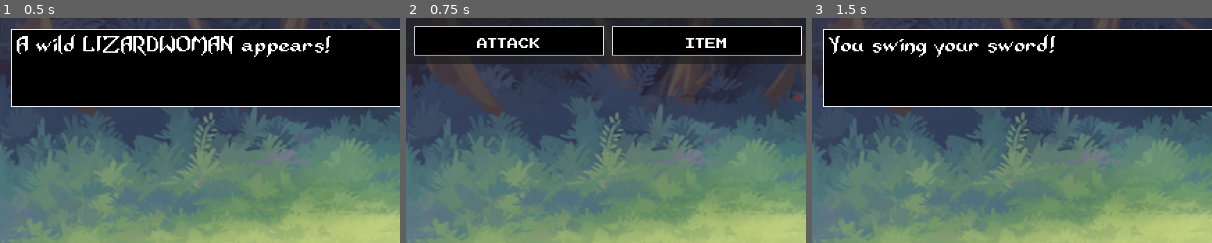
Above: before the commit, frames 1-3 (left to right).
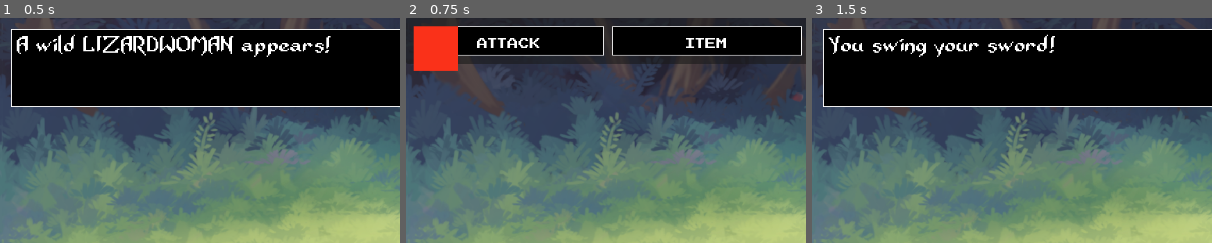
Above: after the commit, the same moments.

Repository: Rabbidking/Magical-Girl-Game-Jam-8
Game: Godot game, scene res://Scenes/battle.tscn
The game is run twice, just before and just after one commit, with the same random seed, the same clock (stepped at 60 frames per second) and the same inputs. The project has no main scene, so this scene is started directly.
Inputs (mouse positions are % of the whole screen's width and height, from its top left):
- Up to frame 1 (0.5 s): no input
- Up to frame 2 (0.75 s): tap Enter (ui_accept) at 0.5 s; move the mouse to (72, 45) at 0.52 s; click (72, 45) at 0.67 s
- Up to frame 3 (1.5 s): tap Enter (ui_accept) at 0.77 s; click "ATTACK" at 1.25 s
The pictures show only the part of the screen within x 0-50%, y 0-50%; the shares and areas given below are measured in that part.

Frame 1 is identical in both runs. In frame 2, 2.2% of the frame differs, in the area x 1-13%, y 3-24%; in frame 3, nothing differs.

Commit message:
Add files via upload
-Added Keyboard and Mouse support to battle scene

Diff:
--- a/Scenes/battle.tscn
+++ b/Scenes/battle.tscn
@@ -1,12 +1,14 @@
-[gd_scene load_steps=26 format=3 uid="uid://dts42exsgao3l"]
+[gd_scene load_steps=28 format=3 uid="uid://dts42exsgao3l"]
 
 [ext_resource type="Script" path="res://Scripts/battle.gd" id="1_7vh5k"]
 [ext_resource type="Texture2D" uid="uid://dl5tt8v0y2b7v" path="res://BG/battleback1.png" id="1_jpyng"]
 [ext_resource type="Resource" uid="uid://ccjscgc06xbup" path="res://Scripts/Lizardwoman.tres" id="2_i6uxs"]
-[ext_resource type="FontFile" uid="uid://bhnyl4v1ydf0o" path="res://NESCyrillic.ttf" id="2_ittsq"]
-[ext_resource type="FontVariation" uid="uid://cehwtw2yg7pdc" path="res://NES.tres" id="4_ig3rg"]
-[ext_resource type="FontFile" uid="uid://cw8ksqql47ayn" path="res://Adventurer.ttf" id="4_npueg"]
+[ext_resource type="FontFile" uid="uid://ydbxqvda7gfr" path="res://NESCyrillic.ttf" id="2_ittsq"]
+[ext_resource type="FontVariation" path="res://NES.tres" id="4_ig3rg"]
+[ext_resource type="FontFile" uid="uid://3bsqb7c7o45l" path="res://Adventurer.ttf" id="4_npueg"]
 [ext_resource type="Texture2D" uid="uid://cy61d0ahcwq6b" path="res://Assets/Sprites/Enemy/Lizardwoman.png" id="5_pr5gj"]
+[ext_resource type="Script" path="res://Scripts/Actions.gd" id="7_lg8tm"]
+[ext_resource type="PackedScene" uid="uid://7pbpaipl6xhg" path="res://Scenes/cursor.tscn" id="7_oqjqt"]
 [ext_resource type="PackedScene" uid="uid://cs2k4tas2m42" path="res://Scenes/inventory_gui.tscn" id="8_aygqv"]
 [ext_resource type="Script" path="res://Scripts/Render.gd" id="8_hn75r"]
 [ext_resource type="PackedScene" uid="uid://bv2l2sim1wevf" path="res://Scenes/shop_gui.tscn" id="10_nvjgh"]
@@ -325,6 +327,7 @@
 theme_override_styles/hover = SubResource("StyleBoxFlat_sojgh")
 theme_override_styles/pressed = SubResource("StyleBoxFlat_okp46")
 text = "ATTACK"
+script = ExtResource("7_lg8tm")
 
 [node name="Item" type="Button" parent="ActionsPanel/Actions"]
 layout_mode = 2
@@ -340,6 +343,7 @@
 theme_override_styles/hover = SubResource("StyleBoxFlat_sojgh")
 theme_override_styles/pressed = SubResource("StyleBoxFlat_okp46")
 text = "Item"
+script = ExtResource("7_lg8tm")
 
 [node name="Shop" type="Button" parent="ActionsPanel/Actions"]
 layout_mode = 2
@@ -355,6 +359,7 @@
 theme_override_styles/hover = SubResource("StyleBoxFlat_sojgh")
 theme_override_styles/pressed = SubResource("StyleBoxFlat_okp46")
 text = "SHOP"
+script = ExtResource("7_lg8tm")
 
 [node name="Run" type="Button" parent="ActionsPanel/Actions"]
 layout_mode = 2
@@ -370,6 +375,15 @@
 theme_override_styles/hover = SubResource("StyleBoxFlat_sojgh")
 theme_override_styles/pressed = SubResource("StyleBoxFlat_okp46")
 text = "RUN"
+script = ExtResource("7_lg8tm")
+
+[node name="Cursor" parent="ActionsPanel" instance=ExtResource("7_oqjqt")]
+layout_mode = 0
+offset_left = 11.0
+offset_top = 12.0
+offset_right = 75.0
+offset_bottom = 76.0
+menu_parent_path = NodePath("../Actions")
 
 [node name="Text" type="Panel" parent="."]
 visible = false
@@ -451,12 +465,24 @@
 [node name="Camera2D" type="Camera2D" parent="."]
 anchor_mode = 0
 
+[node name="CursorBuffer" type="Timer" parent="."]
+wait_time = 0.1
+one_shot = true
+
+[connection signal="cursor_selected" from="ActionsPanel/Actions/Attack" to="." method="_on_attack_cursor_selected"]
 [connection signal="pressed" from="ActionsPanel/Actions/Attack" to="." method="_on_attack_pressed"]
+[connection signal="cursor_selected" from="ActionsPanel/Actions/Item" to="." method="_on_item_cursor_selected"]
+[connection signal="cursor_selected" from="ActionsPanel/Actions/Item" to="ItemsPanel/CanvasLayer" method="_on_item_cursor_selected"]
+[connection signal="cursor_selected" from="ActionsPanel/Actions/Item" to="ItemsPanel/Inventory_GUI" method="_on_item_cursor_selected"]
 [connection signal="pressed" from="ActionsPanel/Actions/Item" to="." method="_on_item_pressed"]
 [connection signal="pressed" from="ActionsPanel/Actions/Item" to="ItemsPanel/CanvasLayer" method="_on_item_pressed"]
 [connection signal="pressed" from="ActionsPanel/Actions/Item" to="ItemsPanel/Inventory_GUI" method="_on_item_pressed"]
+[connection signal="cursor_selected" from="ActionsPanel/Actions/Shop" to="." method="_on_shop_cursor_selected"]
+[connection signal="cursor_selected" from="ActionsPanel/Actions/Shop" to="ItemsPanel/CanvasLayer" method="_on_shop_cursor_selected"]
+[connection signal="cursor_selected" from="ActionsPanel/Actions/Shop" to="ItemsPanel/Shop_GUI" method="_on_shop_cursor_selected"]
 [connection signal="pressed" from="ActionsPanel/Actions/Shop" to="ItemsPanel/CanvasLayer" method="_on_shop_pressed"]
 [connection signal="pressed" from="ActionsPanel/Actions/Shop" to="ItemsPanel/Shop_GUI" method="_on_shop_pressed"]
+[connection signal="cursor_selected" from="ActionsPanel/Actions/Run" to="." method="_on_run_cursor_selected"]
 [connection signal="pressed" from="ActionsPanel/Actions/Run" to="." method="_on_run_pressed"]
 [connection signal="closed" from="ItemsPanel/Inventory_GUI" to="." method="_on_inventory_gui_closed"]
 [connection signal="item_used" from="ItemsPanel/Inventory_GUI" to="." method="_on_inventory_gui_item_used"]
@@ -471,3 +497,4 @@
 [connection signal="add_toaster" from="ItemsPanel/Shop_GUI" to="ItemsPanel/Inventory_GUI" method="_on_shop_gui_add_toaster"]
 [connection signal="closed" from="ItemsPanel/Shop_GUI" to="." method="_on_shop_gui_closed"]
 [connection signal="opened" from="ItemsPanel/Shop_GUI" to="." method="_on_shop_gui_opened"]
+[connection signal="timeout" from="CursorBuffer" to="." method="_on_cursor_buffer_timeout"]
--- a/Scenes/inventory_gui.tscn
+++ b/Scenes/inventory_gui.tscn
@@ -62,18 +62,30 @@
 
 [node name="Cursor" parent="." instance=ExtResource("4_1fk17")]
 layout_mode = 0
+offset_left = 35.0
+offset_top = 35.0
+offset_right = 99.0
+offset_bottom = 99.0
 menu_parent_path = NodePath("../NinePatchRect/GridContainer")
 
 [node name="Timer" type="Timer" parent="."]
 wait_time = 0.1
 one_shot = true
 
+[connection signal="button_pressed" from="NinePatchRect/GridContainer/Slot" to="." method="_on_slot_button_pressed"]
 [connection signal="cursor_selected" from="NinePatchRect/GridContainer/Slot" to="." method="_on_slot_cursor_selected"]
+[connection signal="button_pressed" from="NinePatchRect/GridContainer/Slot2" to="." method="_on_slot_2_button_pressed"]
 [connection signal="cursor_selected" from="NinePatchRect/GridContainer/Slot2" to="." method="_on_slot_2_cursor_selected"]
+[connection signal="button_pressed" from="NinePatchRect/GridContainer/Slot3" to="." method="_on_slot_3_button_pressed"]
 [connection signal="cursor_selected" from="NinePatchRect/GridContainer/Slot3" to="." method="_on_slot_3_cursor_selected"]
+[connection signal="button_pressed" from="NinePatchRect/GridContainer/Slot4" to="." method="_on_slot_4_button_pressed"]
 [connection signal="cursor_selected" from="NinePatchRect/GridContainer/Slot4" to="." method="_on_slot_4_cursor_selected"]
+[connection signal="button_pressed" from="NinePatchRect/GridContainer/Slot5" to="." method="_on_slot_5_button_pressed"]
 [connection signal="cursor_selected" from="NinePatchRect/GridContainer/Slot5" to="." method="_on_slot_5_cursor_selected"]
+[connection signal="button_pressed" from="NinePatchRect/GridContainer/Slot6" to="." method="_on_slot_6_button_pressed"]
 [connection signal="cursor_selected" from="NinePatchRect/GridContainer/Slot6" to="." method="_on_slot_6_cursor_selected"]
+[connection signal="button_pressed" from="NinePatchRect/GridContainer/Slot7" to="." method="_on_slot_7_button_pressed"]
 [connection signal="cursor_selected" from="NinePatchRect/GridContainer/Slot7" to="." method="_on_slot_7_cursor_selected"]
+[connection signal="button_pressed" from="NinePatchRect/GridContainer/Slot8" to="." method="_on_slot_8_button_pressed"]
 [connection signal="cursor_selected" from="NinePatchRect/GridContainer/Slot8" to="." method="_on_slot_8_cursor_selected"]
 [connection signal="timeout" from="Timer" to="." method="_on_timer_timeout"]
--- a/Scenes/shop_gui.tscn
+++ b/Scenes/shop_gui.tscn
@@ -60,18 +60,30 @@
 
 [node name="Cursor" parent="." instance=ExtResource("4_h0o8q")]
 layout_mode = 0
+offset_left = 38.0
+offset_top = 36.0
+offset_right = 102.0
+offset_bottom = 100.0
 menu_parent_path = NodePath("../NinePatchRect/GridContainer")
 
 [node name="Timer" type="Timer" parent="."]
 wait_time = 0.1
 one_shot = true
 
+[connection signal="button_pressed" from="NinePatchRect/GridContainer/Shop_Slot" to="." method="_on_shop_slot_button_pressed"]
 [connection signal="cursor_selected" from="NinePatchRect/GridContainer/Shop_Slot" to="." method="_on_shop_slot_cursor_selected"]
+[connection signal="button_pressed" from="NinePatchRect/GridContainer/Shop_Slot2" to="." method="_on_shop_slot_2_button_pressed"]
 [connection signal="cursor_selected" from="NinePatchRect/GridContainer/Shop_Slot2" to="." method="_on_shop_slot_2_cursor_selected"]
+[connection signal="button_pressed" from="NinePatchRect/GridContainer/Shop_Slot3" to="." method="_on_shop_slot_3_button_pressed"]
 [connection signal="cursor_selected" from="NinePatchRect/GridContainer/Shop_Slot3" to="." method="_on_shop_slot_3_cursor_selected"]
+[connection signal="button_pressed" from="NinePatchRect/GridContainer/Shop_Slot4" to="." method="_on_shop_slot_4_button_pressed"]
 [connection signal="cursor_selected" from="NinePatchRect/GridContainer/Shop_Slot4" to="." method="_on_shop_slot_4_cursor_selected"]
+[connection signal="button_pressed" from="NinePatchRect/GridContainer/Shop_Slot5" to="." method="_on_shop_slot_5_button_pressed"]
 [connection signal="cursor_selected" from="NinePatchRect/GridContainer/Shop_Slot5" to="." method="_on_shop_slot_5_cursor_selected"]
+[connection signal="button_pressed" from="NinePatchRect/GridContainer/Shop_Slot6" to="." method="_on_shop_slot_6_button_pressed"]
 [connection signal="cursor_selected" from="NinePatchRect/GridContainer/Shop_Slot6" to="." method="_on_shop_slot_6_cursor_selected"]
+[connection signal="button_pressed" from="NinePatchRect/GridContainer/Shop_Slot7" to="." method="_on_shop_slot_7_button_pressed"]
 [connection signal="cursor_selected" from="NinePatchRect/GridContainer/Shop_Slot7" to="." method="_on_shop_slot_7_cursor_selected"]
+[connection signal="button_pressed" from="NinePatchRect/GridContainer/Shop_Slot8" to="." method="_on_shop_slot_8_button_pressed"]
 [connection signal="cursor_selected" from="NinePatchRect/GridContainer/Shop_Slot8" to="." method="_on_shop_slot_8_cursor_selected"]
 [connection signal="timeout" from="Timer" to="." method="_on_timer_timeout"]
--- a/Scenes/shop_slot.tscn
+++ b/Scenes/shop_slot.tscn
@@ -25,3 +25,13 @@
 
 [node name="Item" type="Sprite2D" parent="CenterContainer/Panel"]
 scale = Vector2(0.13, 0.13)
+
+[node name="Button" type="Button" parent="CenterContainer/Panel"]
+layout_mode = 0
+offset_left = -32.0
+offset_top = -32.0
+offset_right = 32.0
+offset_bottom = 32.0
+flat = true
+
+[connection signal="pressed" from="CenterContainer/Panel/Button" to="." method="_on_button_pressed"]
--- a/Scenes/slot.tscn
+++ b/Scenes/slot.tscn
@@ -25,3 +25,12 @@
 
 [node name="Item" type="Sprite2D" parent="CenterContainer/Panel"]
 scale = Vector2(0.13, 0.13)
+
+[node name="Button" type="Button" parent="CenterContainer/Panel/Item"]
+offset_left = -246.0
+offset_top = -246.0
+offset_right = 246.0
+offset_bottom = 246.0
+flat = true
+
+[connection signal="pressed" from="CenterContainer/Panel/Item/Button" to="." method="_on_button_pressed"]
